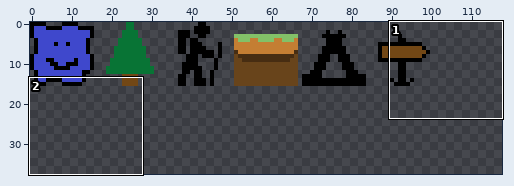
One commit to this sprite sheet: src/testasset.png. Above, an overview of the earlier version with the close-up marked.
Close-up. Before the edit:
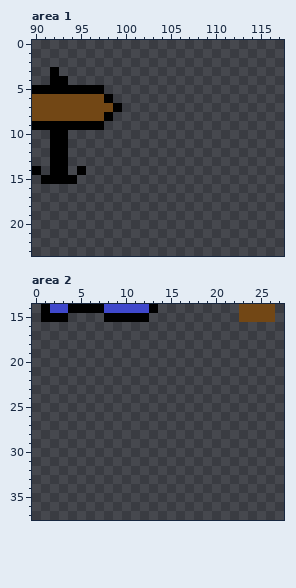
The file is 128x128 pixels. Shown: area 1: x 90..117, y 0..23; area 2: x 0..27, y 14..37. The wide view leaves out empty margins.
The result:
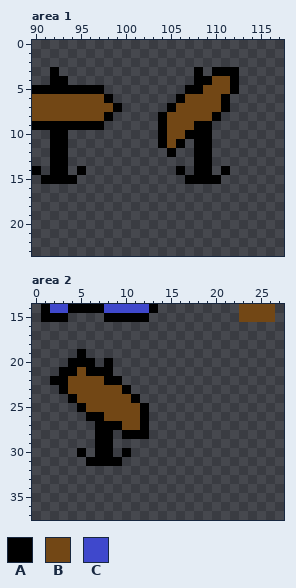
Palette (. is transparent): A #000000  B #724715  C #3f48cc
From old to new:
Area 1:
y 3: x 108 . -> A; x 110..112 ... -> AAA
y 4: x 108..112 ..... -> AABBA
y 5: x 107..112 ...... -> AABBBA
y 6: x 106..111 ...... -> ABBBBA
y 7: x 105..111 ....... -> ABBBBBA
y 8: x 104..110 ....... -> ABBBBBA
y 9: x 104..109 ...... -> ABBBAA
y 10: x 104..109 ...... -> ABBAAA
y 11: x 104..106 ... -> ABA; x 108..109 .. -> AA
y 12: x 105 . -> A; x 108..109 .. -> AA
y 13: x 108..109 .. -> AA
y 14: x 106 . -> A; x 108..109 .. -> AA; x 111 . -> A
y 15: x 107..110 .... -> AAAA
Area 2:
y 19: x 5 . -> A
y 20: x 4..6 ... -> AAA; x 8 . -> A
y 21: x 3..8 ...... -> AABAAA
y 22: x 2..9 ........ -> AABBBBAA
y 23: x 3..10 ........ -> ABBBBBBA
y 24: x 4..11 ........ -> ABBBBBBA
y 25: x 5..12 ........ -> ABBBBBBA
y 26: x 6..12 ....... -> AABBBBA
y 27: x 7..12 ...... -> AAABBA
y 28: x 7..8 .. -> AA; x 10..12 ... -> AAA
y 29: x 7..8 .. -> AA
y 30: x 5 . -> A; x 7..8 .. -> AA; x 10 . -> A
y 31: x 6..9 .... -> AAAA
